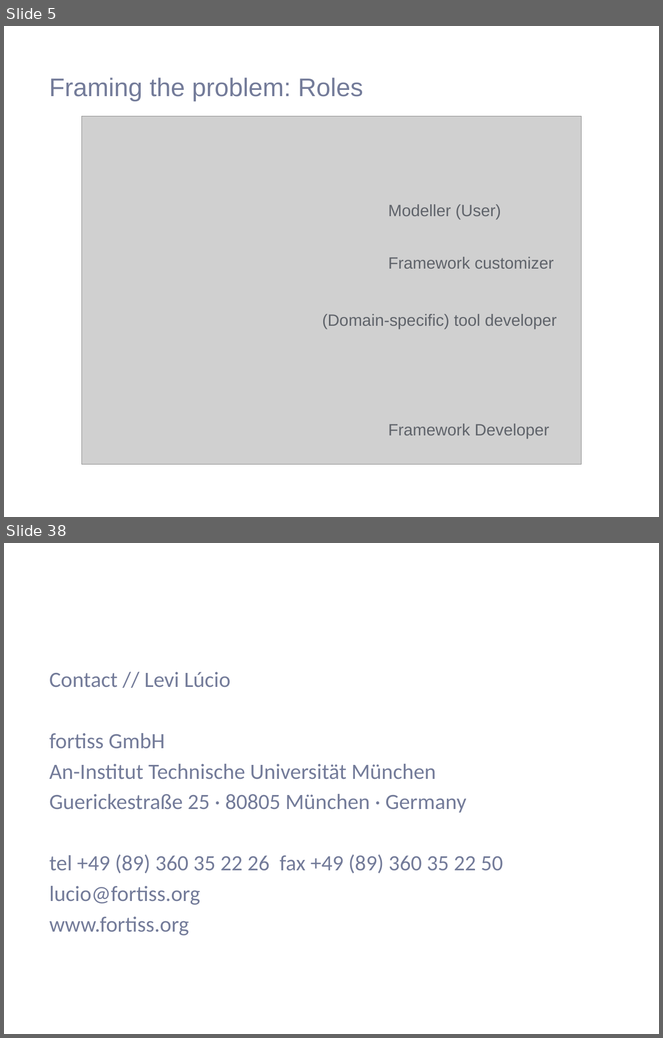
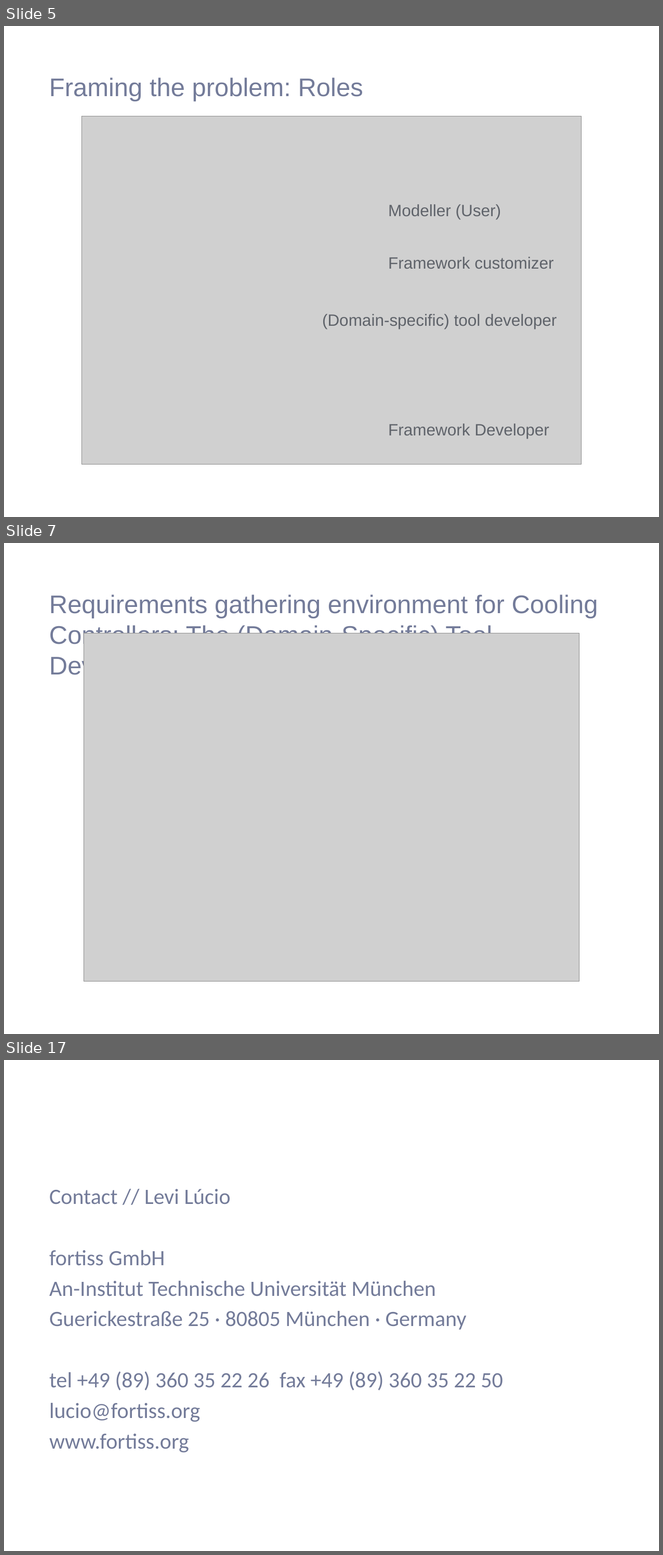
Before and after one commit to saadbinabid1/FlexMDEPaper, a slide deck: presentation/FlexMDE.pptx. Shown one above the other, each under a label of ours: slides 5 and 38 before the commit, slides 5, 7 and 17 after it; the slides between them are not shown. The pictures are 663x1038 and 663x1555 pixels, drawn with LibreOffice and Linux fonts; fonts in the diff are those of the drawing; grey boxes stand for pictures; background and template pictures are left out. Boxes give left, top, right and bottom in pixels: in the first picture for what was removed or moved away, otherwise in the second. Text is boxed around its words. In the diff, an @@ line names an element or a change of style, - is before the commit and + after.

```diff
--- a/presentation/FlexMDE.pptx
+++ b/presentation/FlexMDE.pptx
@@ slide 7 added at [4,543,659,1034], background #FFFFFF @@
@@ title added at [49,594,598,680], 28 pt, text #737B99 @@
+Requirements gathering environment for Cooling Controllers: The (Domain-Specific) Tool Developer role
@@ picture added at [84,633,580,981] @@
@@ what was slide 38 is now slide 17 @@
```
Also in this commit, not shown: 5 slides changed, 7 other slides added, 29 slides removed, 4 other files.
